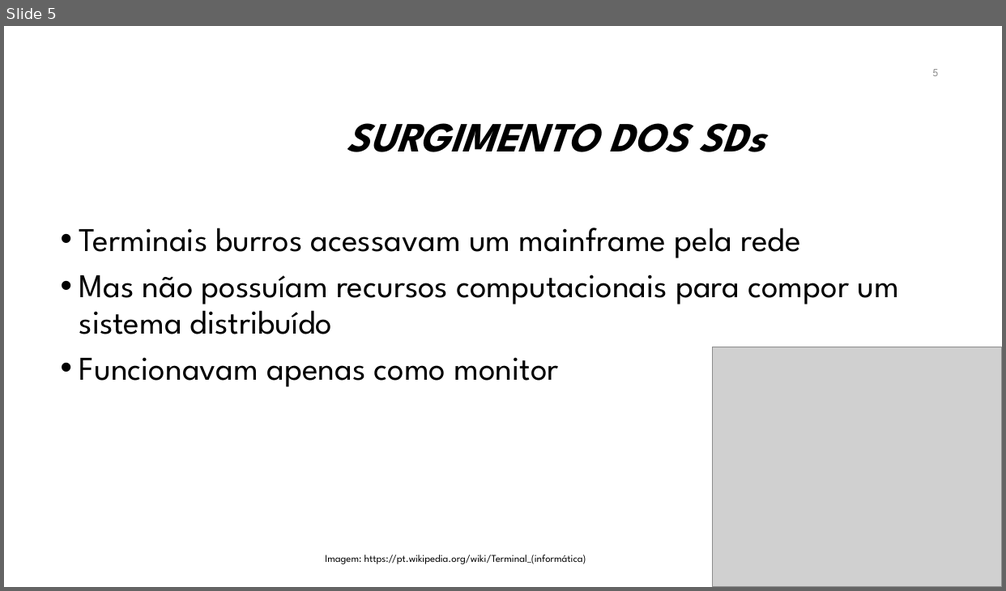
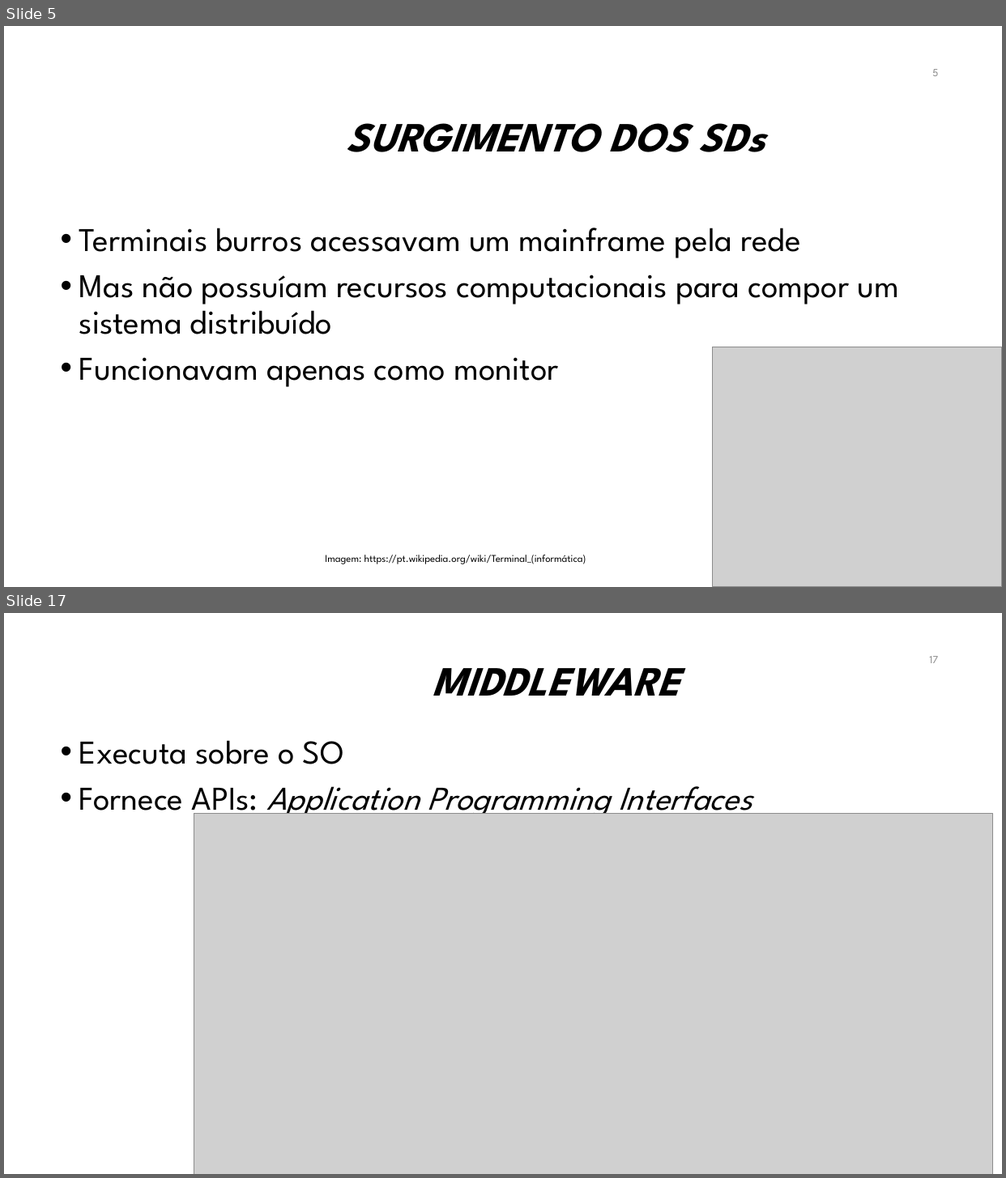
Before and after one commit to manoelcampos/sistemas-distribuidos, a slide deck: introducao-sd.pptx. Shown one above the other, each under a label of ours: slide 5 before the commit, slides 5 and 17 after it; the slides between them are not shown. The pictures are 1006x591 and 1006x1178 pixels, drawn with LibreOffice and Linux fonts; fonts in the diff are those of the drawing; grey boxes stand for pictures; background and template pictures are left out. Boxes give left, top, right and bottom in pixels: in the first picture for what was removed or moved away, otherwise in the second. Text is boxed around its words. In the diff, an @@ line names an element or a change of style, - is before the commit and + after.

```diff
--- a/introducao-sd.pptx
+++ b/introducao-sd.pptx
@@ slide 17 added at box(4, 613, 1002, 1174), background #FFFFFF @@
@@ page number added at box(929, 656, 938, 663), 10.5 pt, text #8C8C8C @@
+17
@@ title added at box(432, 668, 680, 696), 40 pt, text #000000, bold, italic @@
+MIDDLEWARE
@@ text added at box(79, 740, 752, 820), 32 pt, text #000000, italic @@
+• Executa sobre o SO
+• Fornece APIs: Application Programming Interfaces
@@ picture added at box(194, 814, 993, 1174) @@
```
Also in this commit, not shown: 2 slides changed, 21 other slides added, 1 slide removed, 3 other files.
